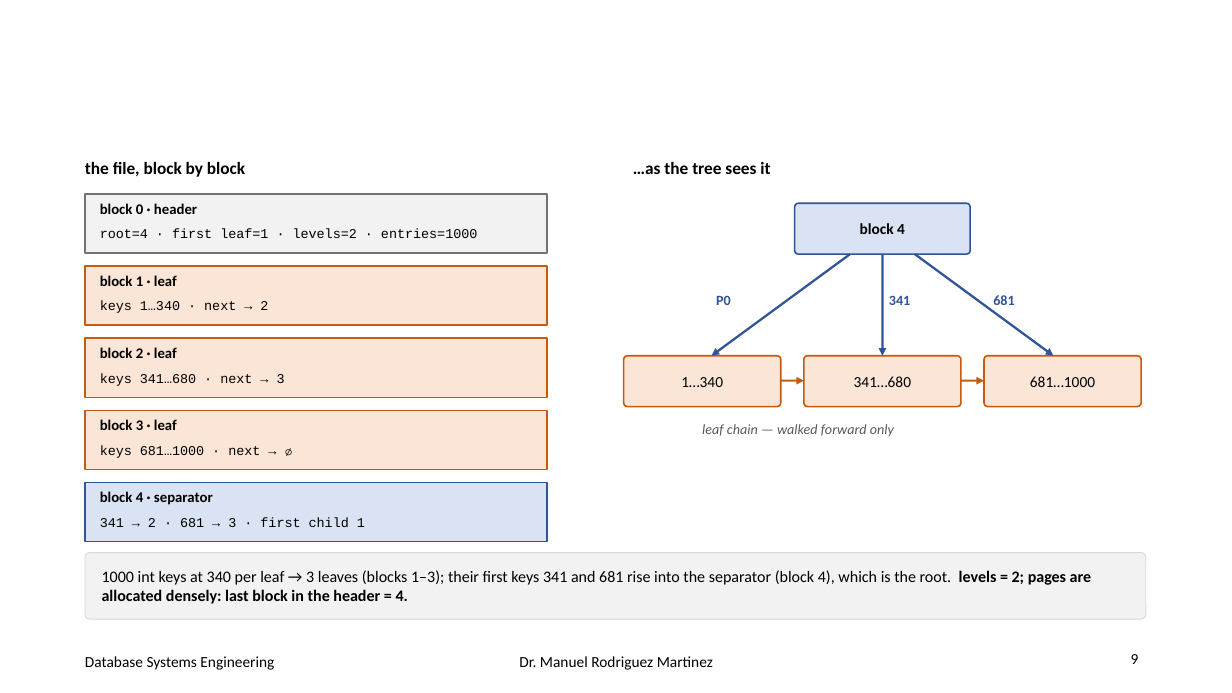
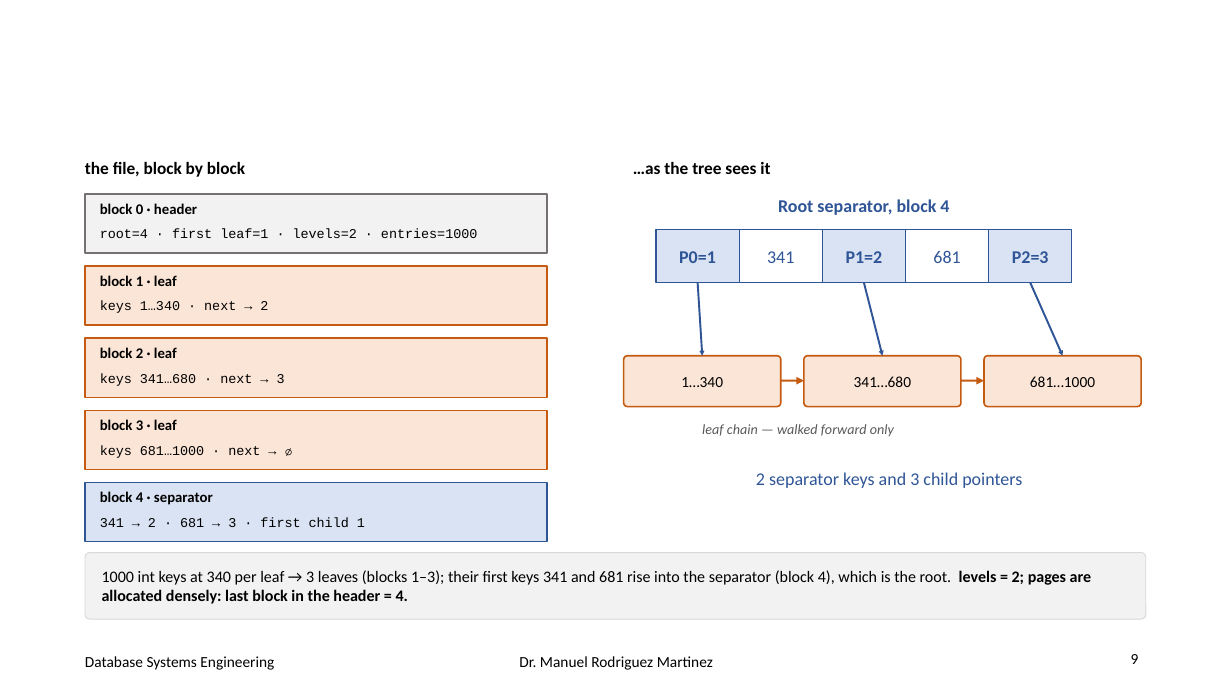
Before and after one commit to manuelr417/dbeng, a slide deck: slide 9 of ex13/ISAM.pptx. Drawn at 1232x693 pixels with LibreOffice and Linux fonts; fonts in the diff are those of the drawing. Boxes give left, top, right and bottom in pixels: in the first picture for what was removed or moved away, otherwise in the second. Text is boxed around its words. In the diff, an @@ line names an element or a change of style, - is before the commit and + after.

```diff
--- a/ex13/ISAM.pptx
+++ b/ex13/ISAM.pptx
@@ text added at (778,199,949,215), 14 pt, text #2F5597, bold @@
+Root separator, block 4
@@ rounded rectangle removed at (795,203,970,254) @@
-block 4
@@ rectangle added at (656,229,739,283), fill #DAE3F3, outline #2F5597 1 pt, 14 pt, text #2F5597, bold @@
+P0=1
@@ rectangle "341" at (739,229,823,283): size 11 to 14 pt, bold off; alignment left to centre; vertical alignment top to middle; fill none to #FFFFFF; outline none to #2F5597 1 pt @@
@@ rectangle "341": place and size @@
-rectangle "341" at (889,295,910,305)
+rectangle "341" at (739,229,823,283)
@@ rectangle added at (823,229,906,283), fill #DAE3F3, outline #2F5597 1 pt, 14 pt, text #2F5597, bold @@
+P1=2
@@ rectangle "681": place and size @@
-rectangle "681" at (993,295,1014,305)
+rectangle "681" at (906,229,989,283)
@@ rectangle "681" at (906,229,989,283): size 11 to 14 pt, bold off; alignment left to centre; vertical alignment top to middle; fill none to #FFFFFF; outline none to #2F5597 1 pt @@
@@ rectangle added at (989,229,1072,283), fill #DAE3F3, outline #2F5597 1 pt, 14 pt, text #2F5597, bold @@
+P2=3
@@ arrow removed from (850, 254) to (712, 356) @@
@@ arrow removed from (915, 254) to (1054, 356) @@
@@ arrow added from (698, 283) to (702, 356), #2F5597 1.5 pt @@
@@ text removed at (716,295,731,305) @@
-P0
@@ arrow moved from (883, 254) - (883, 356) to (864, 283) - (883, 356) @@
@@ arrow (864, 283) - (883, 356): stroke #2F5597 1.75 pt to #2F5597 1.5 pt @@
@@ arrow added from (1031, 283) to (1063, 356), #2F5597 1.5 pt @@
@@ text added at (756,472,1022,488), 14 pt, text #2F5597 @@
+2 separator keys and 3 child pointers
```
Also in this commit, not shown: 6 other slides changed, 1 slide added, 1 slide removed, 10 other files.
